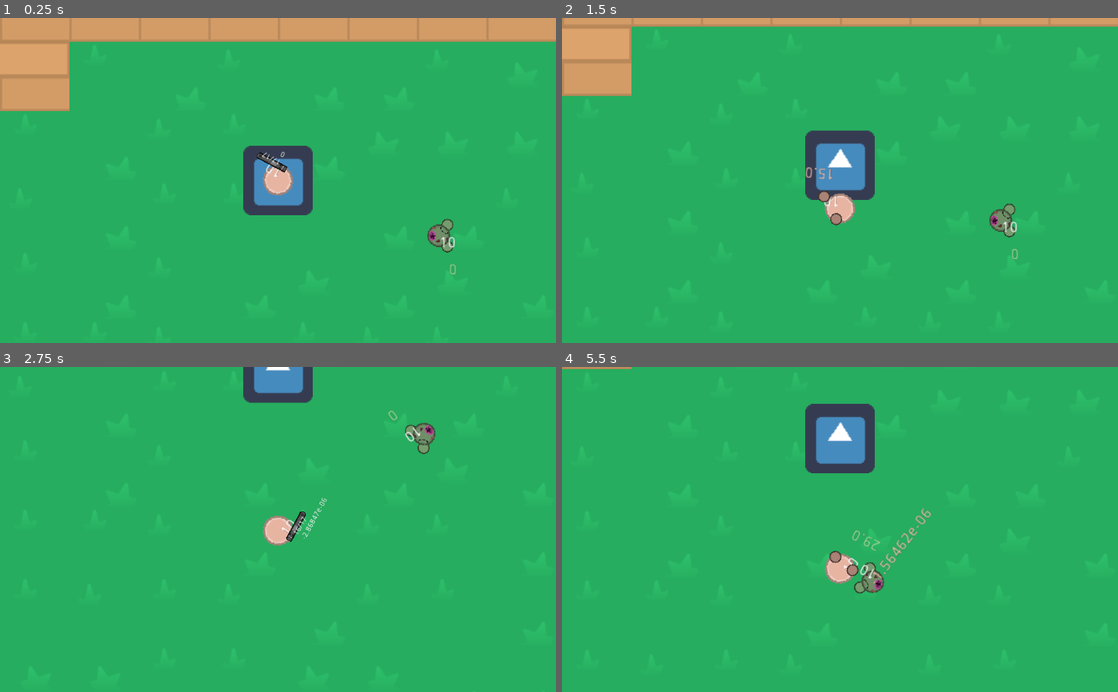
Above: before the commit, frames 1-4 (two rows, left to right).
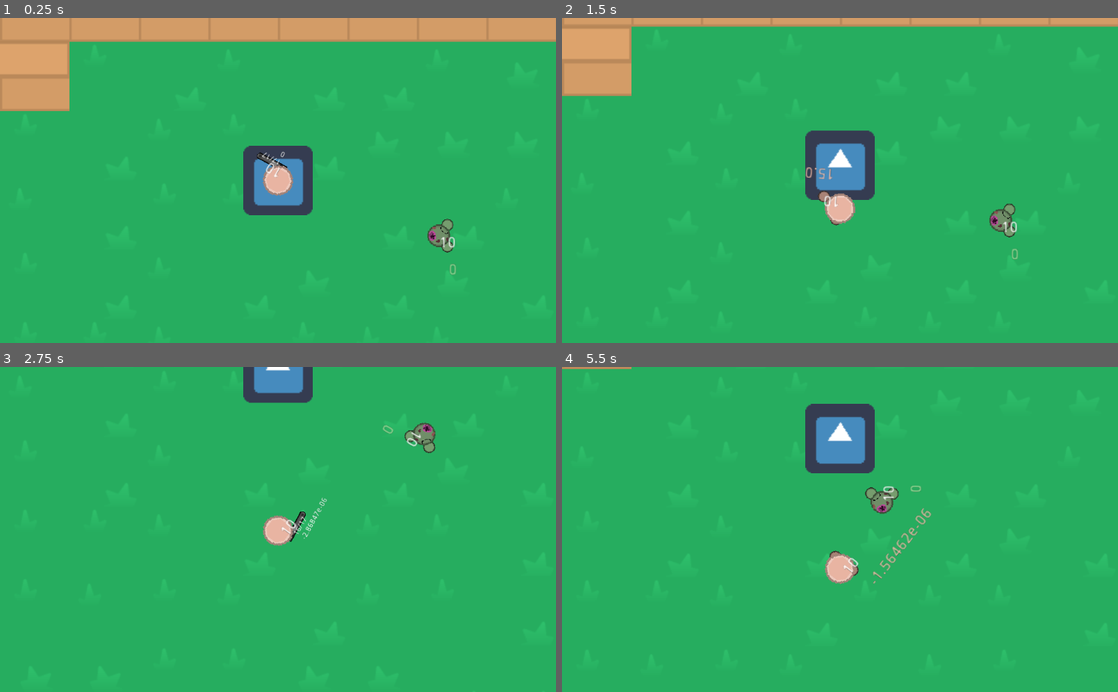
Above: after the commit, the same moments.

Repository: Panda248/Hu-Yang-Yoyale
Game: Godot game, scene res://World.tscn
Same seed, same stepped clock (60 frames per second), same inputs: the game is played once before the commit and once after it. The engine's default icon, where the game draws it, is replaced by a stand-in: a white triangle on a blue panel in a dark square.
Inputs (mouse positions are in pixels of both pictures, inside the frame that each line leads up to):
- Up to frame 1 (0.25 s): no input
- Up to frame 2 (1.5 s): tap Enter at 0.5 s; move the mouse to (962, 164) at 0.52 s; hold E (game_switch_weapon_right) 0.53-1.28 s; click (962, 164) at 0.6 s; tap Space at 1.25 s; move the mouse to (728, 196) at 1.27 s; hold Down (ui_down) from 1.28 s (still down); right-click (728, 196) at 1.35 s
- Up to frame 3 (2.75 s): move the mouse to (333, 458) at 2.02 s; release Down (ui_down) at 2.03 s; hold E (game_switch_weapon_right) from 2.03 s (still down); click (333, 458) at 2.1 s
- Up to frame 4 (5.5 s): move the mouse to (812, 594) at 2.77 s; release E (game_switch_weapon_right) at 2.78 s; hold Up (ui_up) 2.78-3.53 s; right-click (812, 594) at 2.85 s; move the mouse to (1006, 578) at 3.52 s; hold Q (game_switch_weapon_left) 3.53-5.03 s; click (1006, 578) at 3.6 s; move the mouse to (673, 480) at 4.27 s; right-click (673, 480) at 4.35 s; move the mouse to (867, 529) at 5.02 s; hold Down (ui_down) from 5.03 s (still down); click (867, 529) at 5.1 s

The runs differ from the first frame. In frame 1, less than 0.1% of the frame differs, in the area x 48-52%, y 44-48%; in frame 2, less than 0.1%; in frame 3, 0.4%; in frame 4, 0.9%, in the area x 48-65%, y 36-70%.

Commit message:
enemy vision utilizes raycast sweep

Diff:
--- a/Enemy.tscn
+++ b/Enemy.tscn
@@ -45,6 +45,8 @@
 
 [node name="Enemy" type="KinematicBody2D"]
 script = ExtResource( 1 )
+rotationSpeedDegrees = 360
+maxViewDistance = 200.0
 
 [node name="Body" type="CollisionShape2D" parent="."]
 shape = SubResource( 1 )
@@ -66,7 +68,12 @@
 show_behind_parent = true
 
 [node name="CollisionShape2D" type="CollisionShape2D" parent="FOV"]
+visible = false
 shape = SubResource( 2 )
+disabled = true
+
+[node name="RayCast2D" type="RayCast2D" parent="FOV"]
+cast_to = Vector2( 0, 0 )
 
 [node name="Fists" parent="." instance=ExtResource( 5 )]
 modulate = Color( 0.635294, 0.839216, 0.592157, 1 )
--- a/Player.tscn
+++ b/Player.tscn
@@ -82,6 +82,7 @@
 position = Vector2( 6, 0 )
 
 [node name="Equipped" type="Node2D" parent="."]
+show_behind_parent = true
 
 [node name="Pistol" parent="Equipped" instance=ExtResource( 6 )]
 position = Vector2( 6, 12 )
--- a/scripts/Enemy.gd
+++ b/scripts/Enemy.gd
@@ -5,8 +5,12 @@
 # Declare member variables here. Examples:
 # var a = 2
 # var b = "text"
-
-
+export var rotationSpeedDegrees := 30
+export var angleOfVisionDegrees := 30
+export var maxViewDistance := 800.0
+export var angleBetweenRaysDegrees := 5.0
+var angleOfVision := deg2rad(angleOfVisionDegrees)
+var angleBetweenRays := deg2rad(angleBetweenRaysDegrees)
 
 var motion = Vector2()
 
@@ -25,11 +29,13 @@
 # Called when the node enters the scene tree for the first time.
 func _ready():
 	player = get_tree().get_root().get_node("World").get_node("Player")
+	$FOV/RayCast2D.cast_to = Vector2(maxViewDistance, 0)
 	pass # Replace with function body.
 
 
 # Called every frame. 'delta' is the elapsed time since the previous frame.
 func _process(delta):
+	raycast_sweep()
 	get_node("Label").text = var2str(health)
 	#State machine
 	match state:
@@ -46,11 +52,15 @@
 	pass
 
 func _chase(delta):
-	look_at(player.position)
-	motion = move_and_slide((player.position - position).normalized() * velocity * delta*60)
+	slowly_rotate_to(player, delta)
+	#motion = move_and_slide((player.position - position).normalized() * velocity * delta*60)
+	move_forward(delta)
+	if(position.distance_to(player.position) > maxViewDistance):
+		destination = player.position
+		state = INVESTIGATE
 	pass
 func _investigate(delta):
-	look_at(destination)
+	slowly_rotate_to(player, delta)
 	motion = move_and_slide((destination - position).normalized() * velocity * delta*60)
 	if position.distance_to(destination) < 10:
 		state = IDLE
@@ -87,3 +97,28 @@
 func alert(position):
 	destination = position
 	state = INVESTIGATE
+
+func raycast_sweep() -> void:
+	var castCount := angleOfVision / angleBetweenRays
+
+	for index in castCount:
+		var cast_vector := (
+			maxViewDistance * Vector2.RIGHT.rotated(angleBetweenRays * (index - castCount / 2.0))
+		)
+		$FOV/RayCast2D.cast_to = cast_vector
+		$FOV/RayCast2D.force_raycast_update()
+		if $FOV/RayCast2D.is_colliding() and $FOV/RayCast2D.get_collider() is Player:
+			if state != ATTACK:
+				state = CHASE
+			break
+
+func slowly_rotate_to(target, delta):
+	var direction = (target.global_position - global_position)
+	var angleTo = direction.angle()
+	var maxRotation = deg2rad(rotationSpeedDegrees)*delta
+	var rotationToTarget = lerp_angle(global_rotation, angleTo, 1)
+	angleTo = clamp(angleTo, global_rotation - maxRotation, global_rotation + maxRotation)
+	global_rotation = angleTo
+	pass
+func move_forward(delta):
+	move_and_slide(Vector2(velocity*delta*60,0).rotated(global_rotation))
